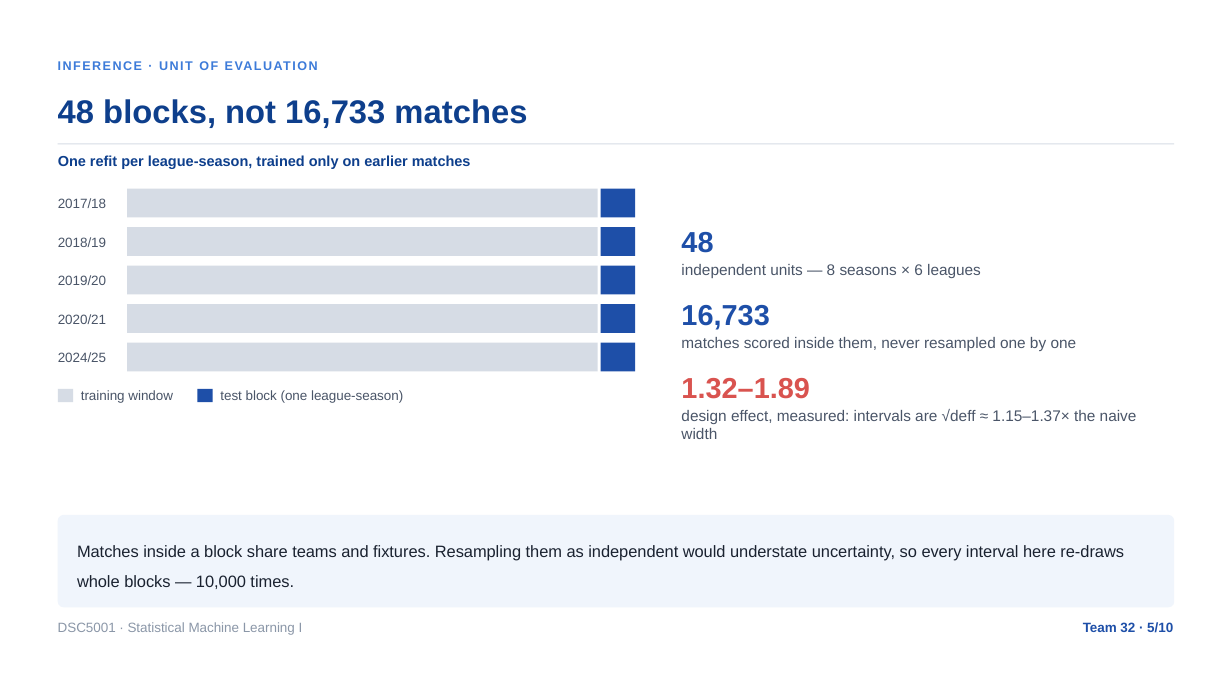
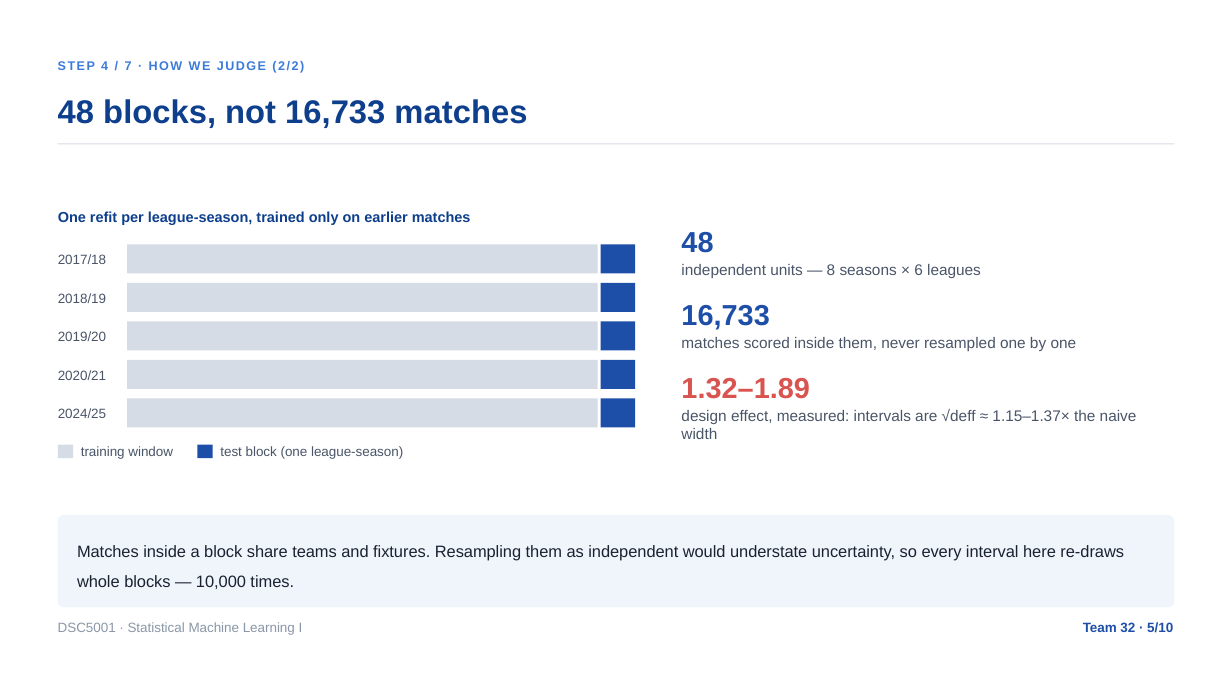
Before and after one commit to XHH-Coco/Football-Calibration, a slide deck: slide 5 of products/slides/Market-Audit/Market-Audit.pptx. Drawn at 1232x693 pixels with LibreOffice and Linux fonts; fonts in the diff are those of the drawing. Boxes give left, top, right and bottom in pixels: in the first picture for what was removed or moved away, otherwise in the second. Text is boxed around its words. In the diff, an @@ line names an element or a change of style, - is before the commit and + after.

```diff
--- a/products/slides/Market-Audit/Market-Audit.pptx
+++ b/products/slides/Market-Audit/Market-Audit.pptx
@@ text at <box>58,61,304,73</box>: text changed @@
-INFERENCE · UNIT OF EVALUATION
+STEP 4 / 7 · HOW WE JUDGE (2/2)
@@ 4 rectangles: place and size @@
-4 rectangles at <box>128,227,636,333</box>
+4 rectangles at <box>128,245,636,350</box>
@@ 4 rectangles: place and size @@
-4 rectangles at <box>128,266,636,372</box>
+4 rectangles at <box>128,283,636,389</box>
@@ rectangle: place and size @@
-rectangle at <box>128,189,598,217</box>
+rectangle at <box>128,398,598,427</box>
@@ rectangle: place and size @@
-rectangle at <box>601,189,636,217</box>
+rectangle at <box>601,398,636,427</box>
@@ 8 texts, 2 rectangles: place and size @@
-8 texts, 2 rectangles at <box>57,155,471,403</box>
+8 texts, 2 rectangles at <box>57,211,471,459</box>
```
Also in this commit, not shown: 7 other slides changed, 1 slide added, 1 slide removed, 48 other files.
